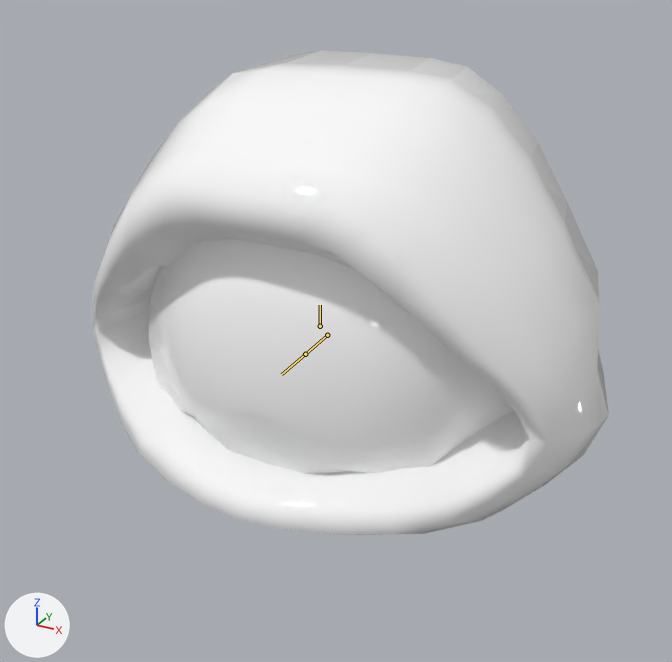
The FBX model HunkUnityProject/Assets/FBX/VirusEye.fbx as it was, and as the next commit left it.
Before and after are seen from a 50 mm camera at (1.92, -3.34, 1.66) aimed at (0.05, 0.06, -0.03). Lighting does not change. The marker at lower left points along +X, +Y and +Z. The bones that bend it are drawn over the model as lines.

Objects in the first picture: 'meshVirusEye'.
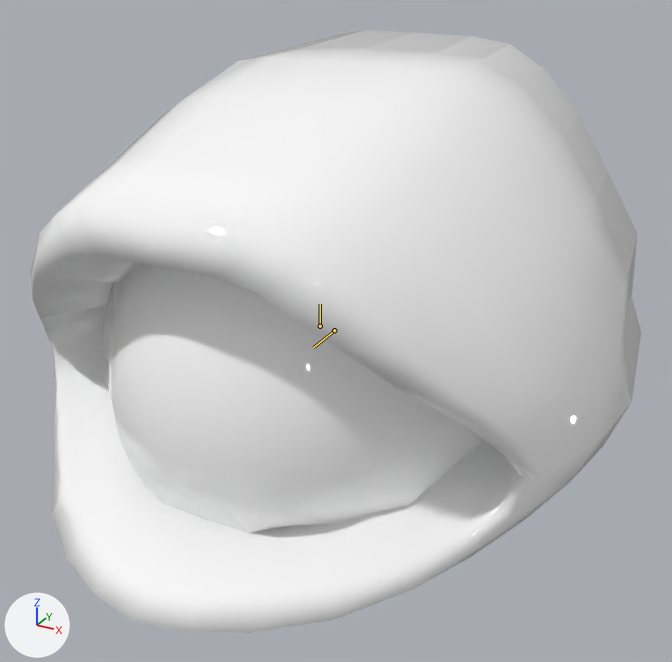
The newer file adds an action. The first version stands in its rest pose; the second is drawn at frame 13 of the action 'Armature|Spawn'.

What the commit changed:
Bone 'ROOT' (bone_root) is rescaled from (1.0, 1.0, 1.0) to (1.04, 1.04, 1.92).

What differs and where, as boxes [x1, y1, x2, y2] in the pictures (672 x 662 px):
'meshVirusEye', posed (18% wider, 24% taller)
    before: [91, 50, 609, 535]
    after: [30, 30, 641, 633]
bone 'ROOT', root to tip
    before: (320, 326) to (320, 305)
    after: (320, 326) to (320, 304)
